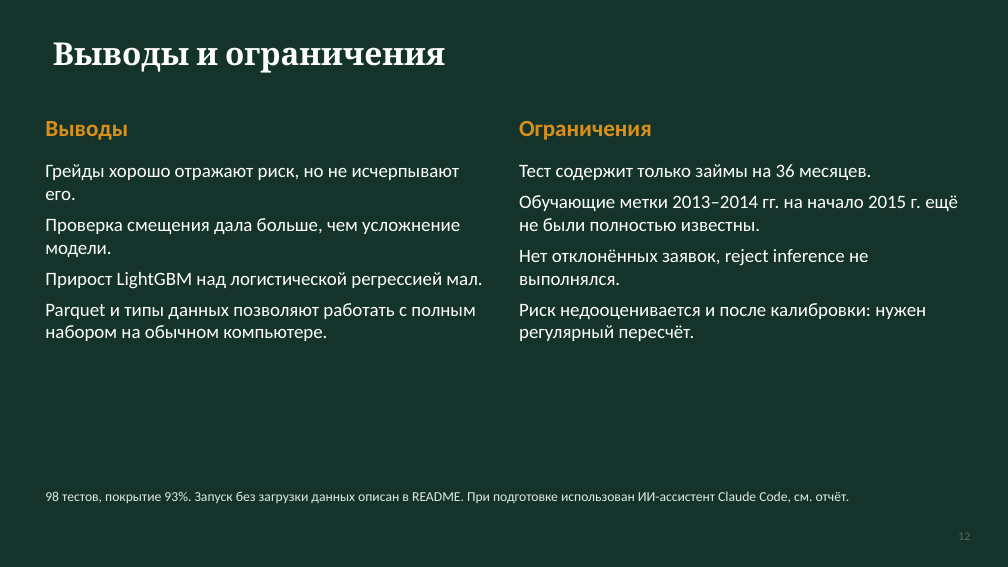
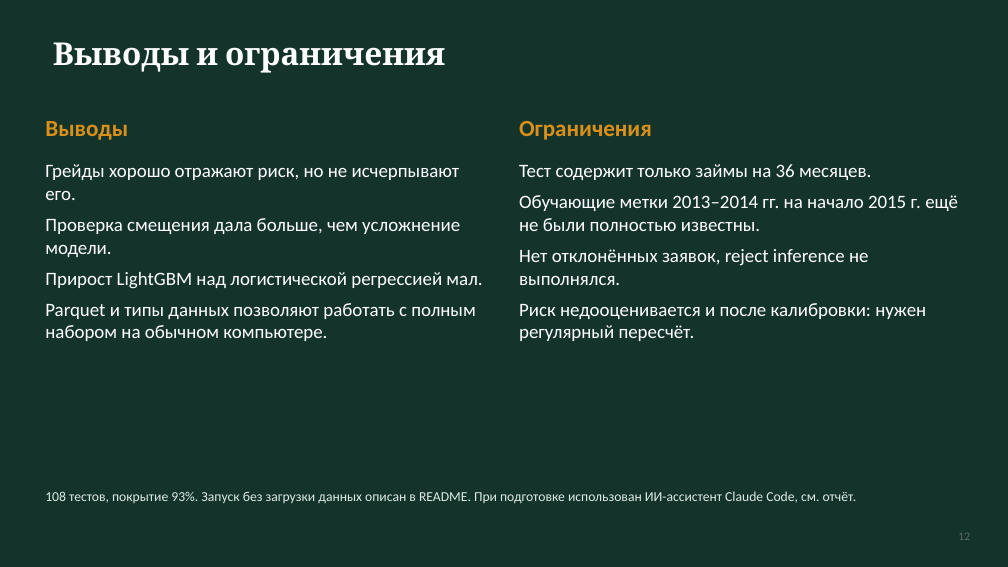
Before and after one commit to yersaa/Loan_default_prediction, a slide deck: slide 12 of docs/presentation.pptx. Drawn at 1008x567 pixels with LibreOffice and Linux fonts; fonts in the diff are those of the drawing. Boxes give left, top, right and bottom in pixels: in the first picture for what was removed or moved away, otherwise in the second. Text is boxed around its words. In the diff, an @@ line names an element or a change of style, - is before the commit and + after.

```diff
--- a/docs/presentation.pptx
+++ b/docs/presentation.pptx
@@ text at bbox=[45, 491, 857, 503]: text changed @@
-98 тестов, покрытие 93%. Запуск без загрузки данных описан в README. При подготовке использован ИИ-ассистент Claude Code, см. отчёт.
+108 тестов, покрытие 93%. Запуск без загрузки данных описан в README. При подготовке использован ИИ-ассистент Claude Code, см. отчёт.
```
Also in this commit, not shown: 4 other slides changed, 5 other files.
